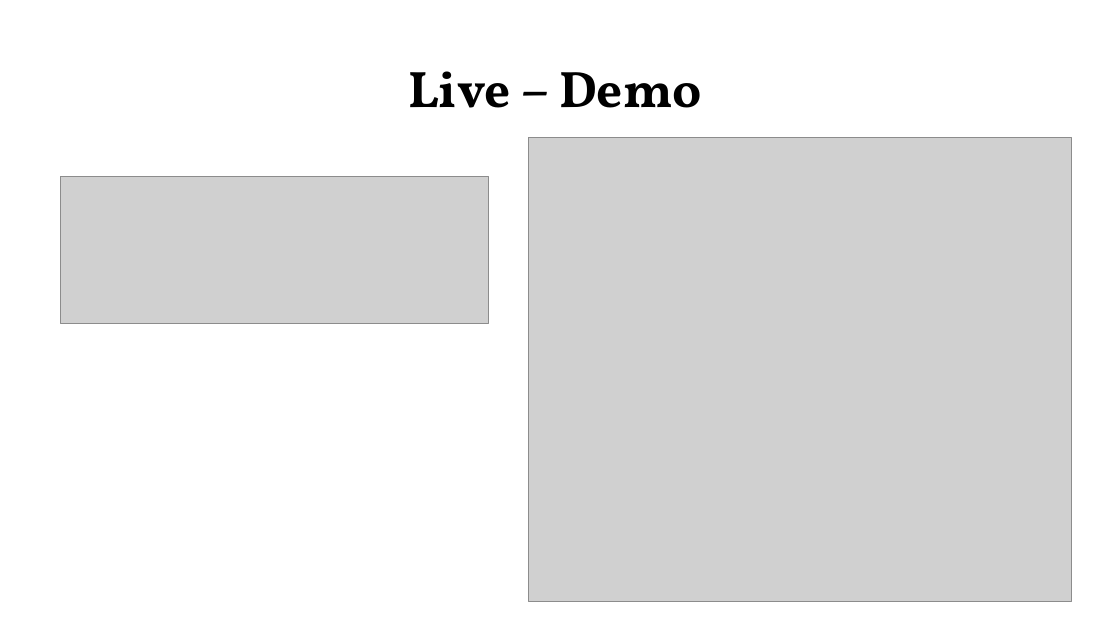
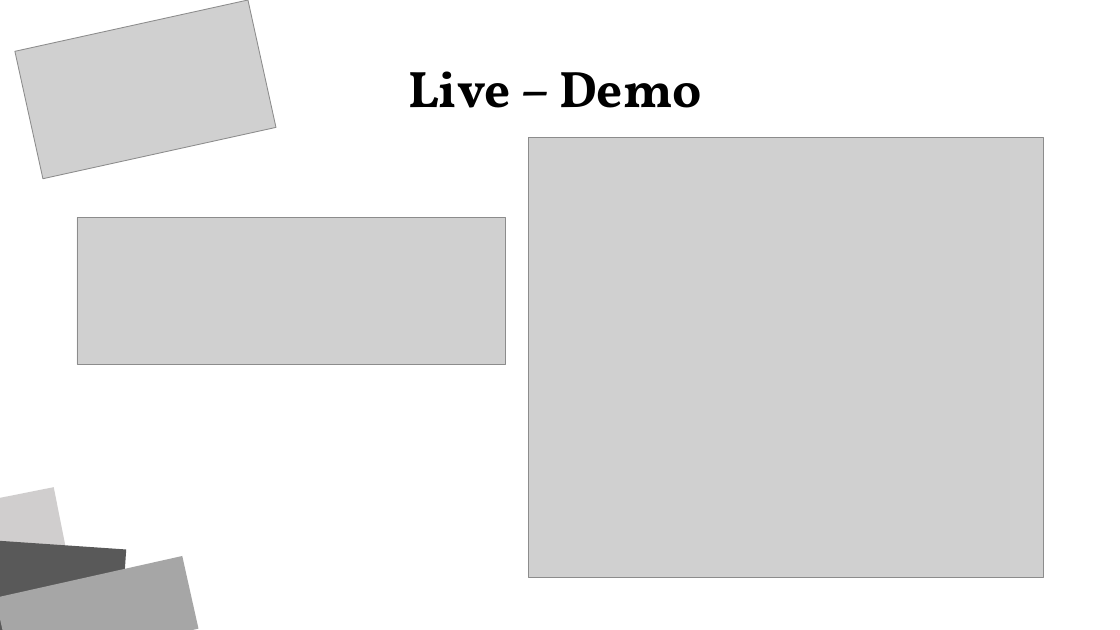
Before and after one commit to zsciaj/BBC-Java-Boomberman, a slide deck: slide 8 of Boomberman/doku/Präsentation_Bomberman_Joey_Nico.pptx (slide 6 before the commit). Drawn at 1120x630 pixels with LibreOffice and Linux fonts; fonts in the diff are those of the drawing; grey boxes stand for pictures. Boxes give left, top, right and bottom in pixels: in the first picture for what was removed or moved away, otherwise in the second. Text is boxed around its words. In the diff, an @@ line names an element or a change of style, - is before the commit and + after.

```diff
--- a/Boomberman/doku/Präsentation_Bomberman_Joey_Nico.pptx
+++ b/Boomberman/doku/Präsentation_Bomberman_Joey_Nico.pptx
@@ picture added at box(15, 0, 276, 179) @@
@@ picture: place and size @@
-picture at box(528, 137, 1072, 601)
+picture at box(528, 137, 1044, 577)
@@ picture: place and size @@
-picture at box(60, 176, 489, 323)
+picture at box(77, 218, 506, 365)
@@ rectangle added at box(0, 487, 78, 629), fill #D0CECE @@
@@ rectangle added at box(0, 540, 126, 630), fill #595959 @@
@@ rectangle added at box(0, 556, 199, 630), fill #A6A6A6 @@
```
Also in this commit, not shown: 5 other slides changed, 4 slides added, 2 slides removed.
